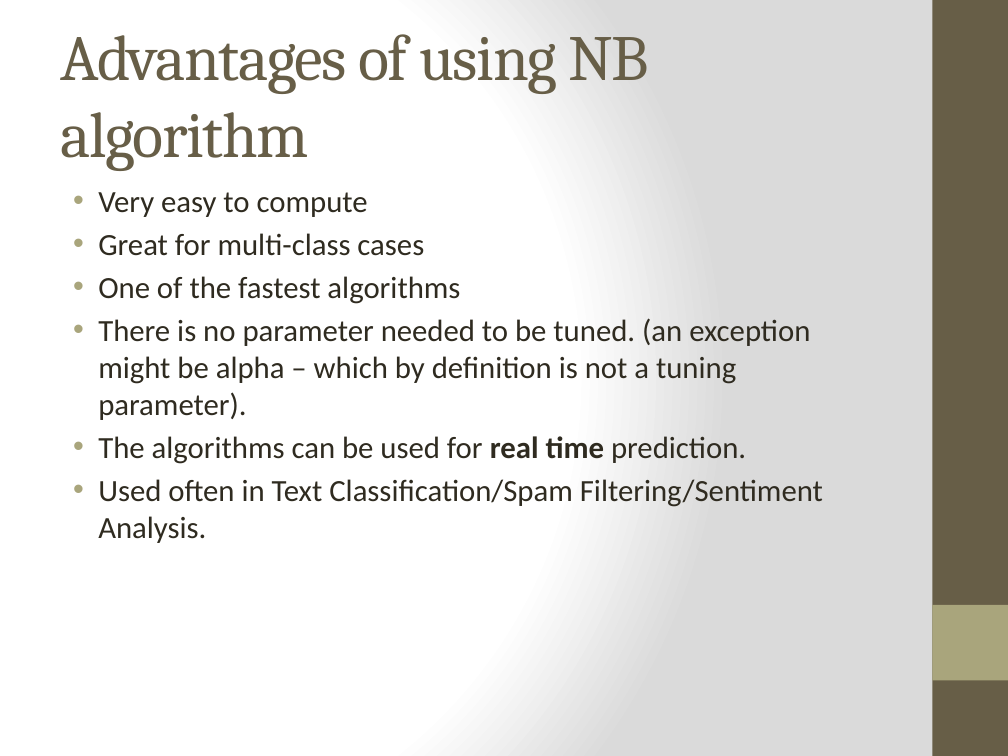
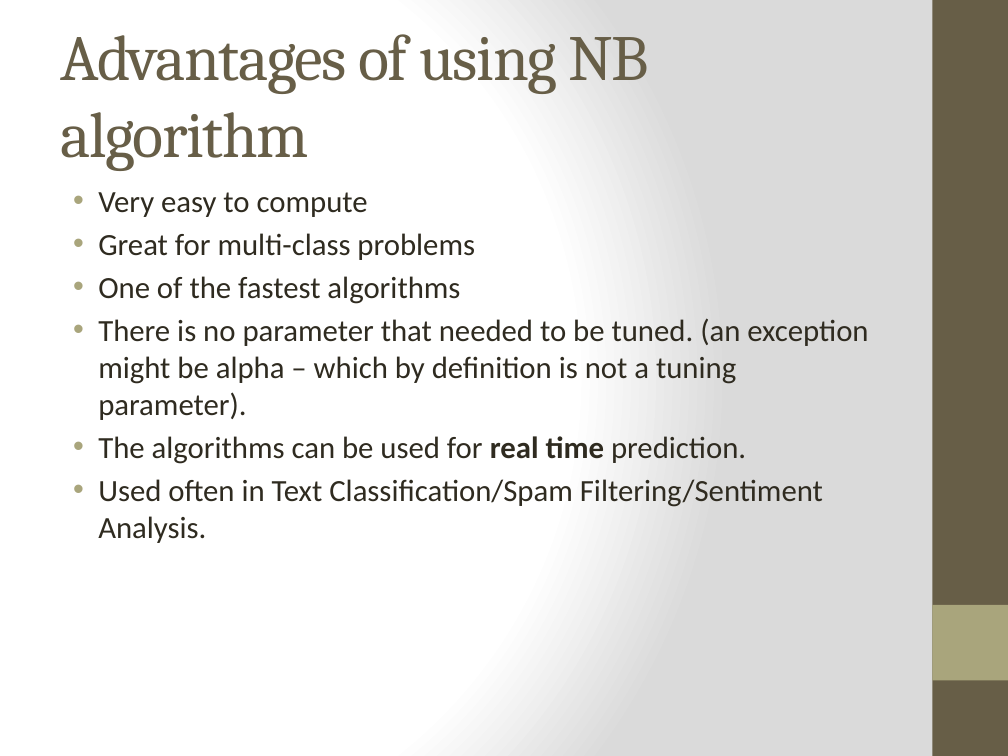
Before and after one commit to prymnumber/DS-SF-24, a slide deck: slide 13 of Lecture Notes-Slides/Lecture 17.pptx. Drawn at 1008x756 pixels with LibreOffice and Linux fonts; fonts in the diff are those of the drawing. Boxes give left, top, right and bottom in pixels: in the first picture for what was removed or moved away, otherwise in the second. Text is boxed around its words. In the diff, an @@ line names an element or a change of style, - is before the commit and + after.

```diff
--- a/Lecture Notes-Slides/Lecture 17.pptx
+++ b/Lecture Notes-Slides/Lecture 17.pptx
@@ text at (98,233,475,260): text changed @@
-• Great for multi-class cases
+• Great for multi-class problems
@@ text at (98,318,868,420): text changed @@
-• There is no parameter needed to be tuned. (an exception might be alpha – which by definition is not a tuning parameter).
+• There is no parameter that needed to be tuned. (an exception might be alpha – which by definition is not a tuning parameter).
```
Also in this commit, not shown: 5 other slides changed, 9 other files.
